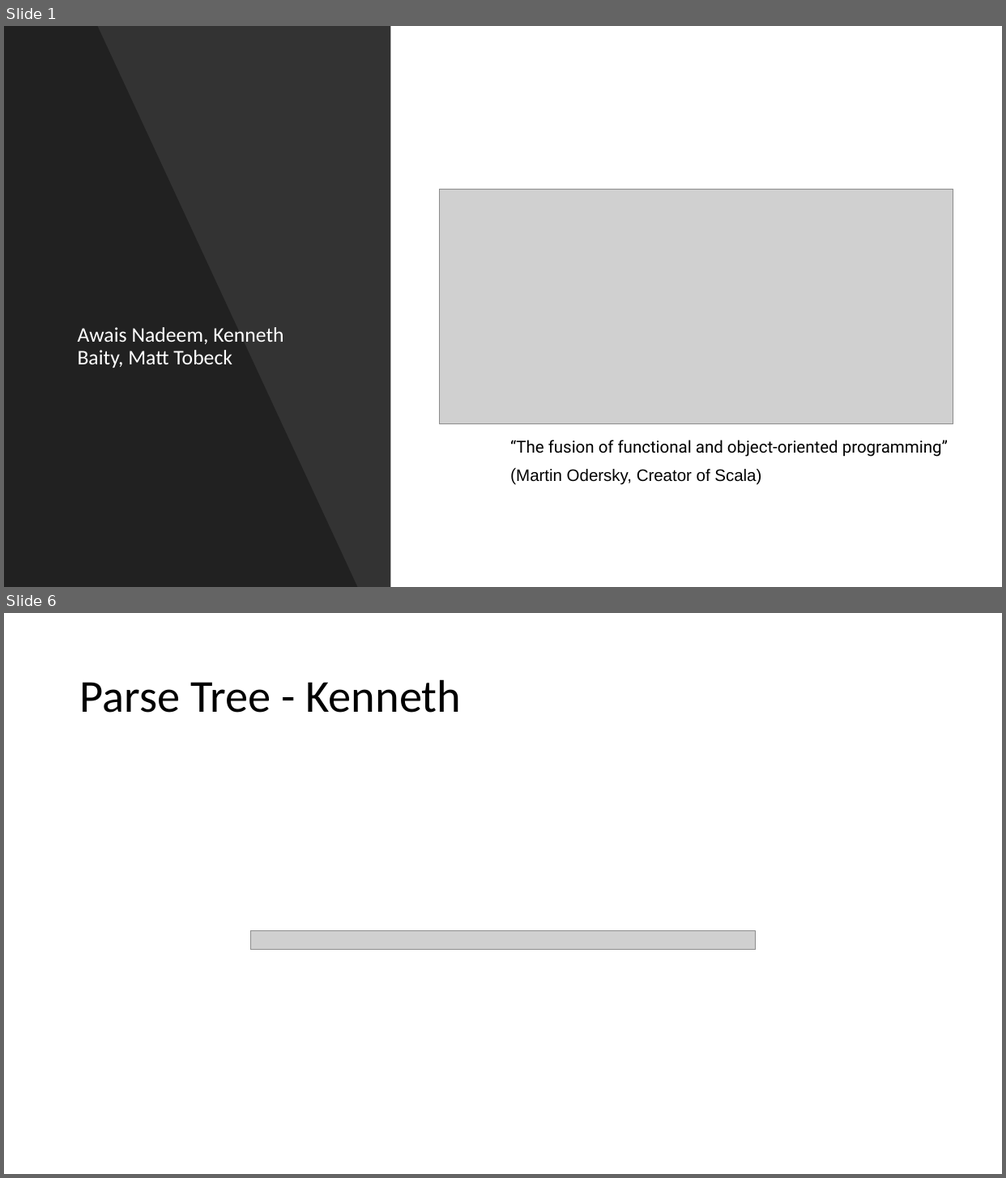
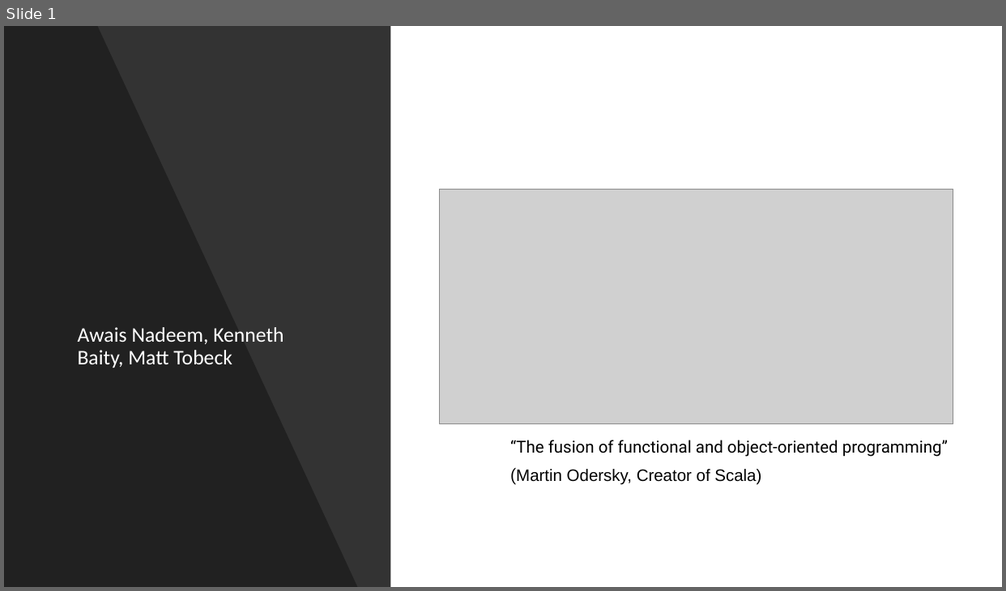
Before and after one commit to anadeem2/IT327ScalaProject, a slide deck: ScalaPresentation.pptx. Shown one above the other, each under a label of ours: slides 1 and 6 before the commit, slide 1 after it; the slides between them are not shown. The pictures are 1006x1178 and 1006x591 pixels, drawn with LibreOffice and Linux fonts; fonts in the diff are those of the drawing; grey boxes stand for pictures. Boxes give left, top, right and bottom in pixels: in the first picture for what was removed or moved away, otherwise in the second. Text is boxed around its words. In the diff, an @@ line names an element or a change of style, - is before the commit and + after.

```diff
--- a/ScalaPresentation.pptx
+++ b/ScalaPresentation.pptx
@@ slide 6 removed at <box>4,613,1002,1174</box>, background #FFFFFF @@
@@ title removed at <box>80,679,461,713</box> @@
-Parse Tree - Kenneth
@@ picture removed at <box>250,931,756,950</box> @@
```
Also in this commit, not shown: 3 slides changed, 12 slides added, 5 other slides removed, 28 other files.
